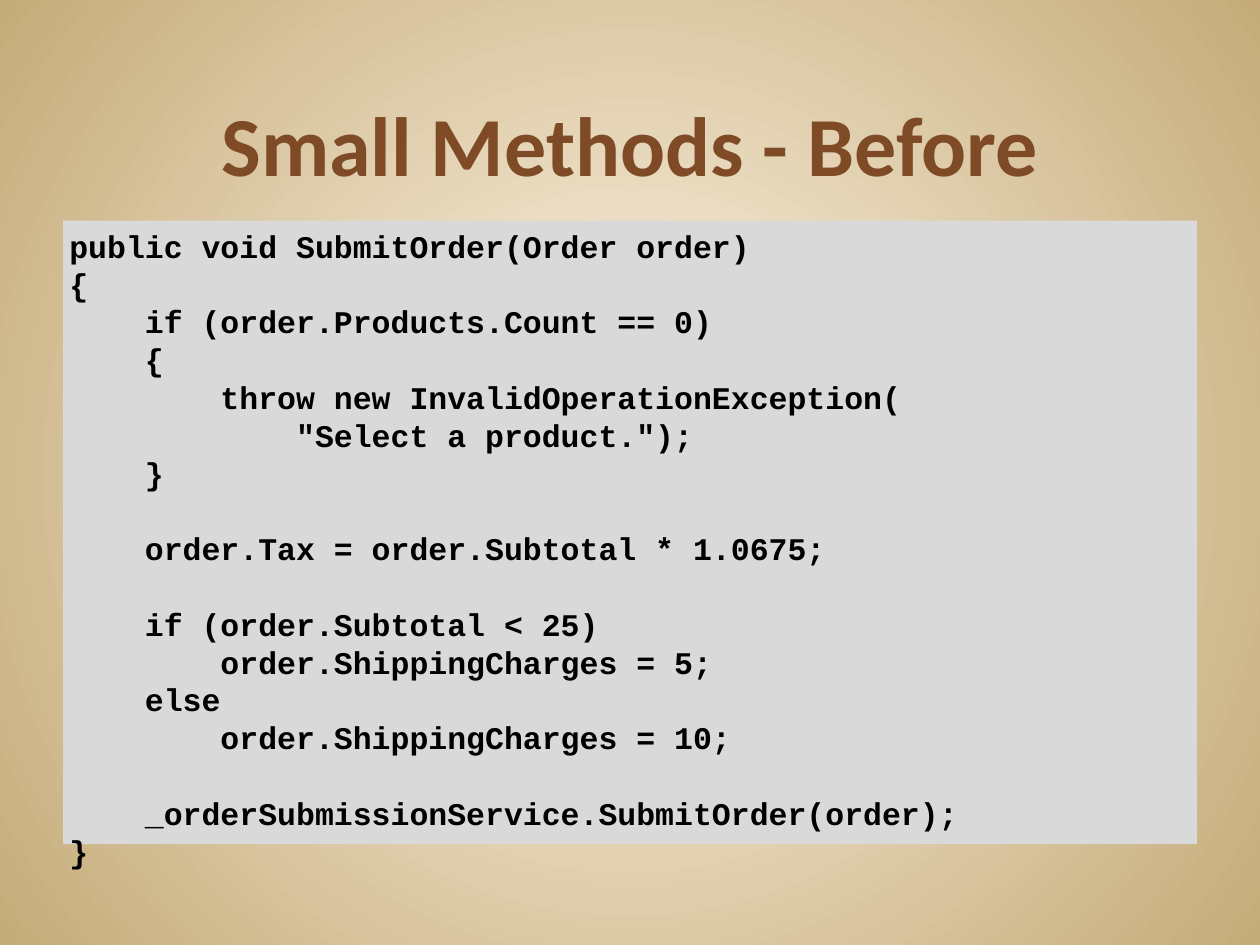
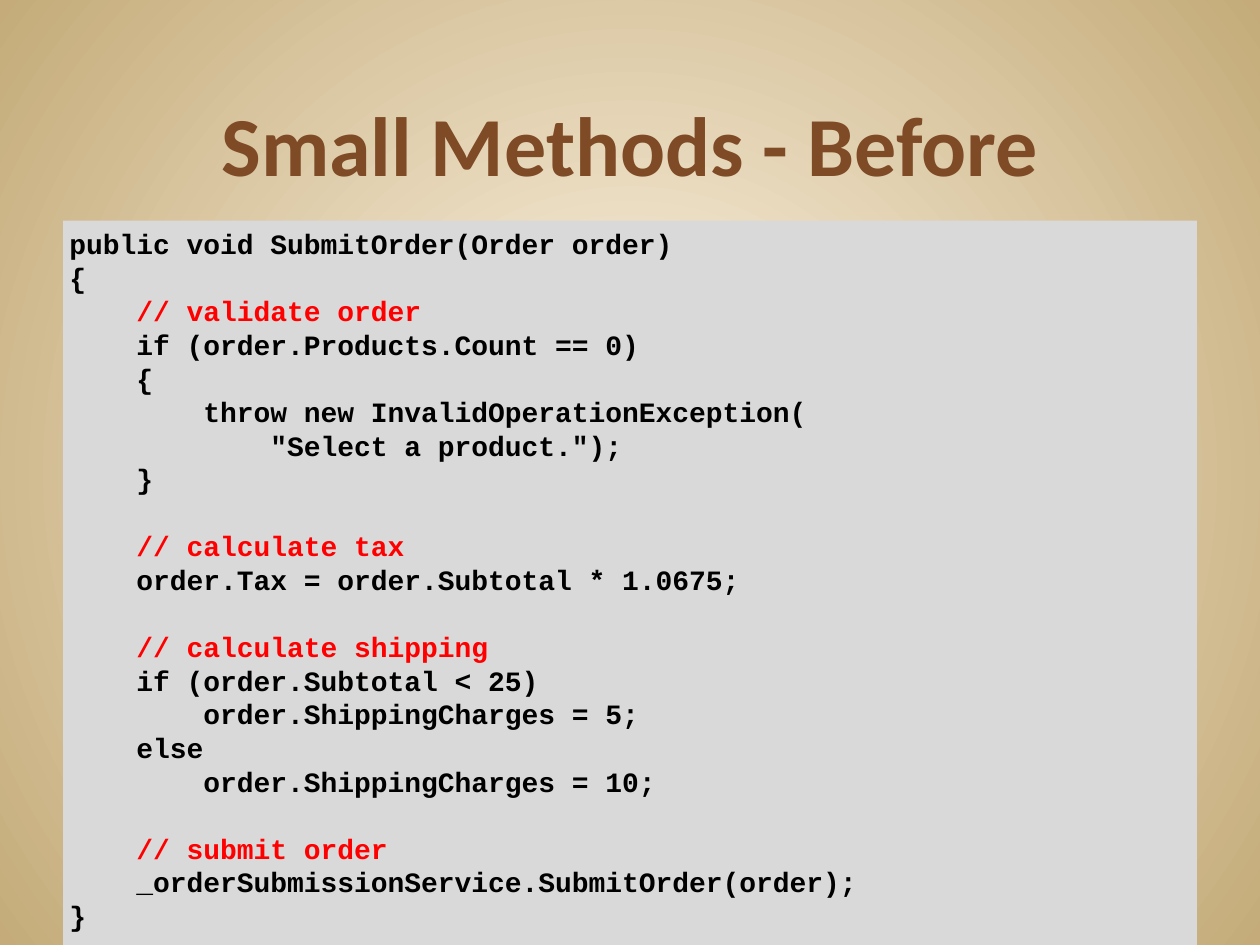
Before and after one commit to JonKruger/solid-principles, a slide deck: slide 29 of SOLID Software Design Principles.pptx. Drawn at 1260x945 pixels with LibreOffice and Linux fonts; fonts in the diff are those of the drawing. Boxes give left, top, right and bottom in pixels: in the first picture for what was removed or moved away, otherwise in the second. Text is boxed around its words. In the diff, an @@ line names an element or a change of style, - is before the commit and + after.

```diff
--- a/SOLID Software Design Principles.pptx
+++ b/SOLID Software Design Principles.pptx
@@ text "public void SubmitOrder(Order order)": place and size @@
-text "public void SubmitOrder(Order order)" at box(63, 220, 1197, 844)
+text "public void SubmitOrder(Order order)" at box(63, 220, 1197, 945)
@@ text at box(69, 234, 856, 898): size 18 to 16 pt in "public void SubmitOrder(Order order)", "{", "if (order.Products.Count == 0)", "{" and 10 more places @@
@@ text at box(187, 302, 421, 322): paragraph added @@
+// validate order
@@ text at box(187, 537, 404, 557): paragraph added @@
+// calculate tax
@@ text at box(187, 637, 488, 663): paragraph added @@
+// calculate shipping
@@ text at box(187, 839, 388, 860): paragraph added @@
+// submit order
```
Also in this commit, not shown: 5 other slides changed, 1 other file.
